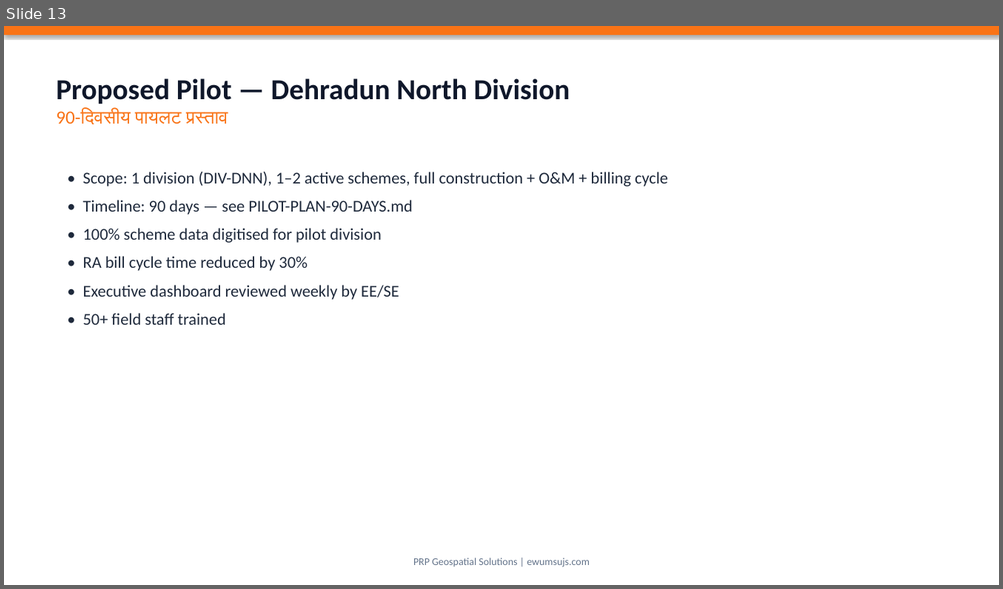
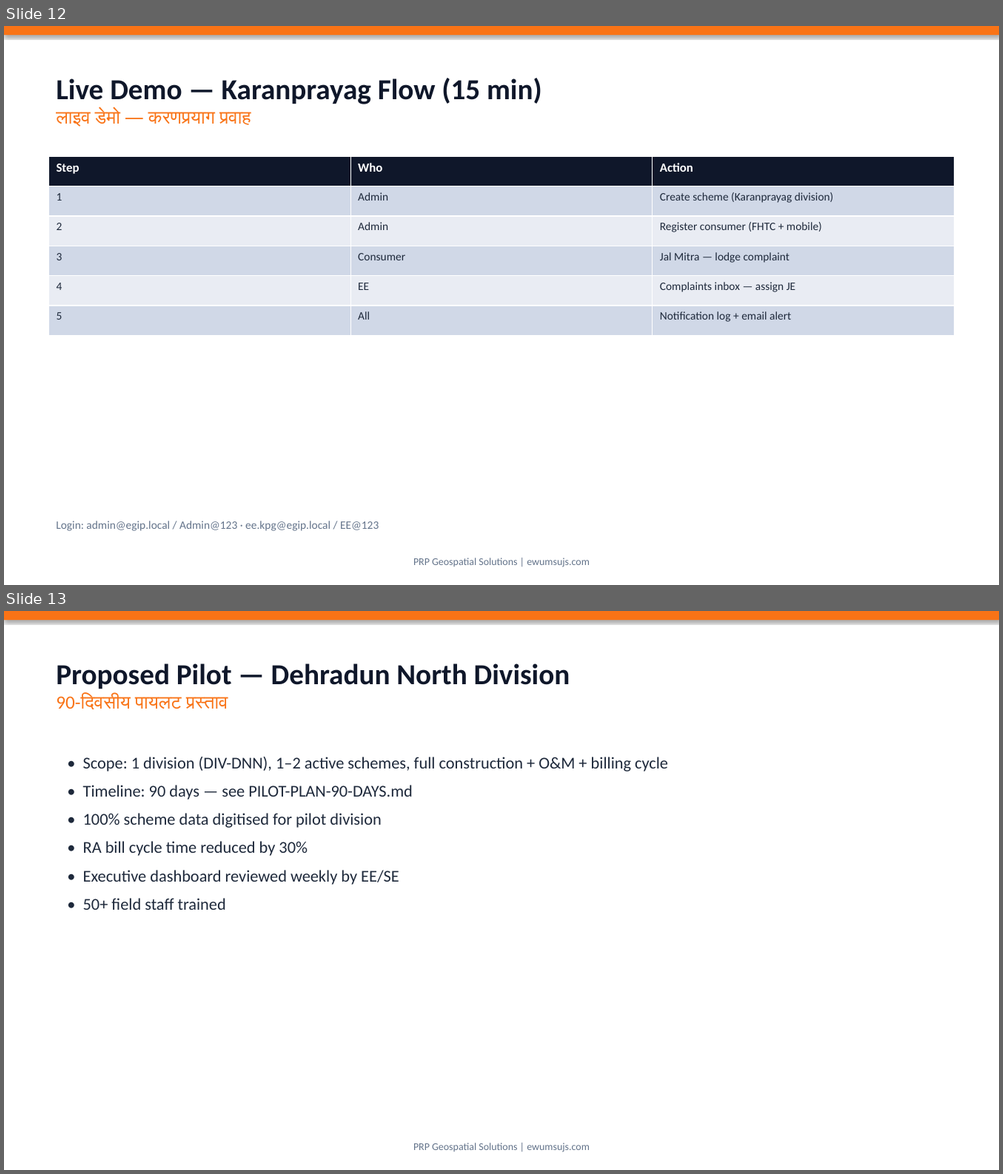
Before and after one commit to geospatialprp-dotcom/EWUMS, a slide deck: docs/ujs-presentation/EWUMS-UJS-Presentation.pptx. Shown one above the other, each under a label of ours: slide 13 before the commit, slides 12 and 13 after it. The pictures are 1003x589 and 1003x1174 pixels, drawn with LibreOffice and Linux fonts; fonts in the diff are those of the drawing. Boxes give left, top, right and bottom in pixels: in the first picture for what was removed or moved away, otherwise in the second. Text is boxed around its words. In the diff, an @@ line names an element or a change of style, - is before the commit and + after.

```diff
--- a/docs/ujs-presentation/EWUMS-UJS-Presentation.pptx
+++ b/docs/ujs-presentation/EWUMS-UJS-Presentation.pptx
@@ slide 12 added at box(4, 26, 999, 585), background #FFFFFF @@
@@ rectangle added at box(4, 26, 999, 35), fill #F97316 @@
@@ text added at box(56, 78, 542, 127), 28 pt, text #0F172A, bold @@
+Live Demo — Karanprayag Flow (15 min)
+लाइव डेमो — करणप्रयाग प्रवाह
@@ table added at box(48, 156, 953, 335), 6 rows, 3 columns @@
+Step | Who | Action
+1 | Admin | Create scheme (Karanprayag division)
+2 | Admin | Register consumer (FHTC + mobile)
+3 | Consumer | Jal Mitra — lodge complaint
+4 | EE | Complaints inbox — assign JE
+5 | All | Notification log + email alert
@@ text added at box(56, 521, 378, 531), 11 pt, text #64748B @@
+Login: admin@egip.local / Admin@123 · ee.kpg@egip.local / EE@123
@@ text added at box(413, 558, 589, 568), 10 pt, text #64748B @@
+PRP Geospatial Solutions | ewumsujs.com
```
Also in this commit, not shown: 3 slides changed, 4 other slides added, 5 slides removed, 3 other files.
